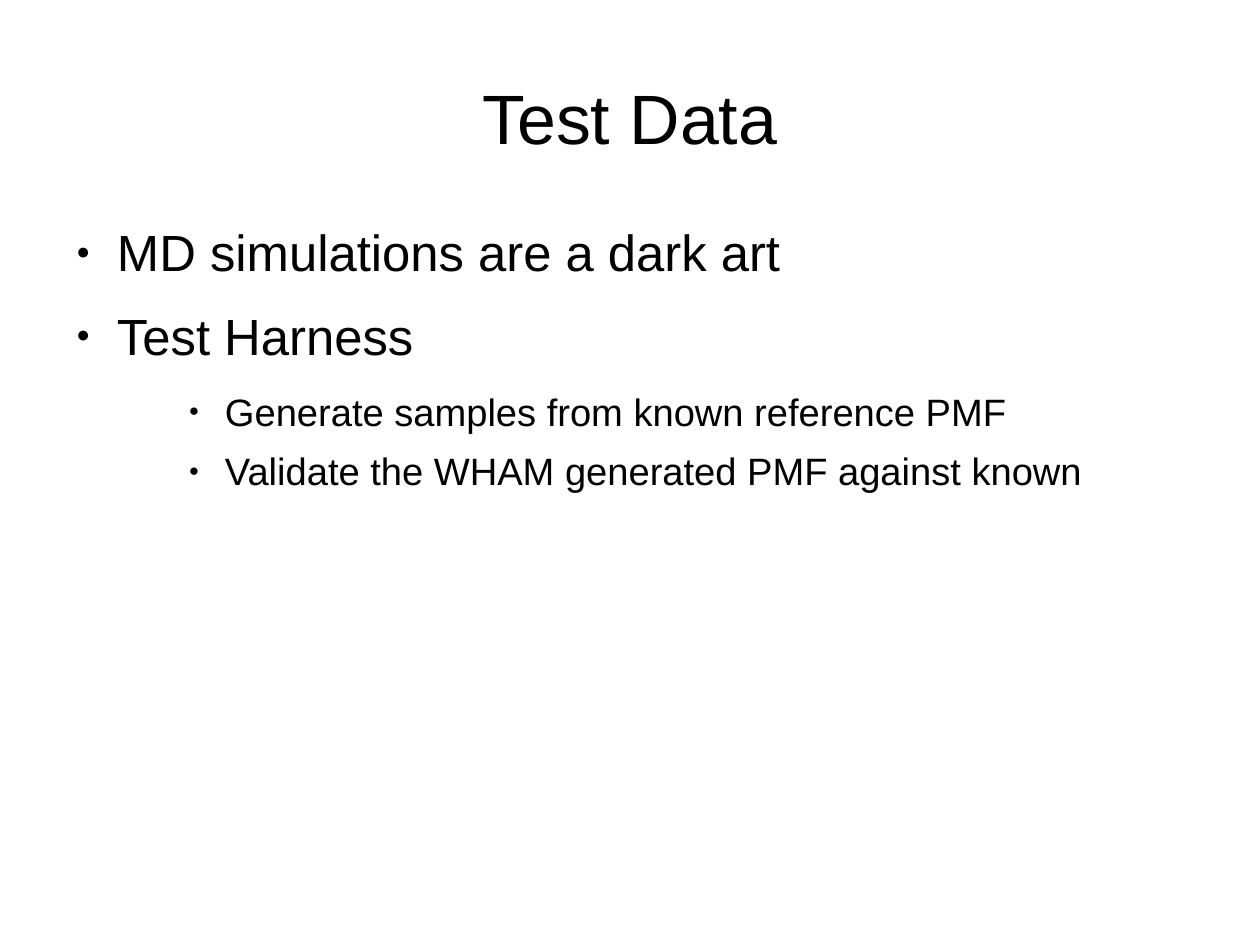
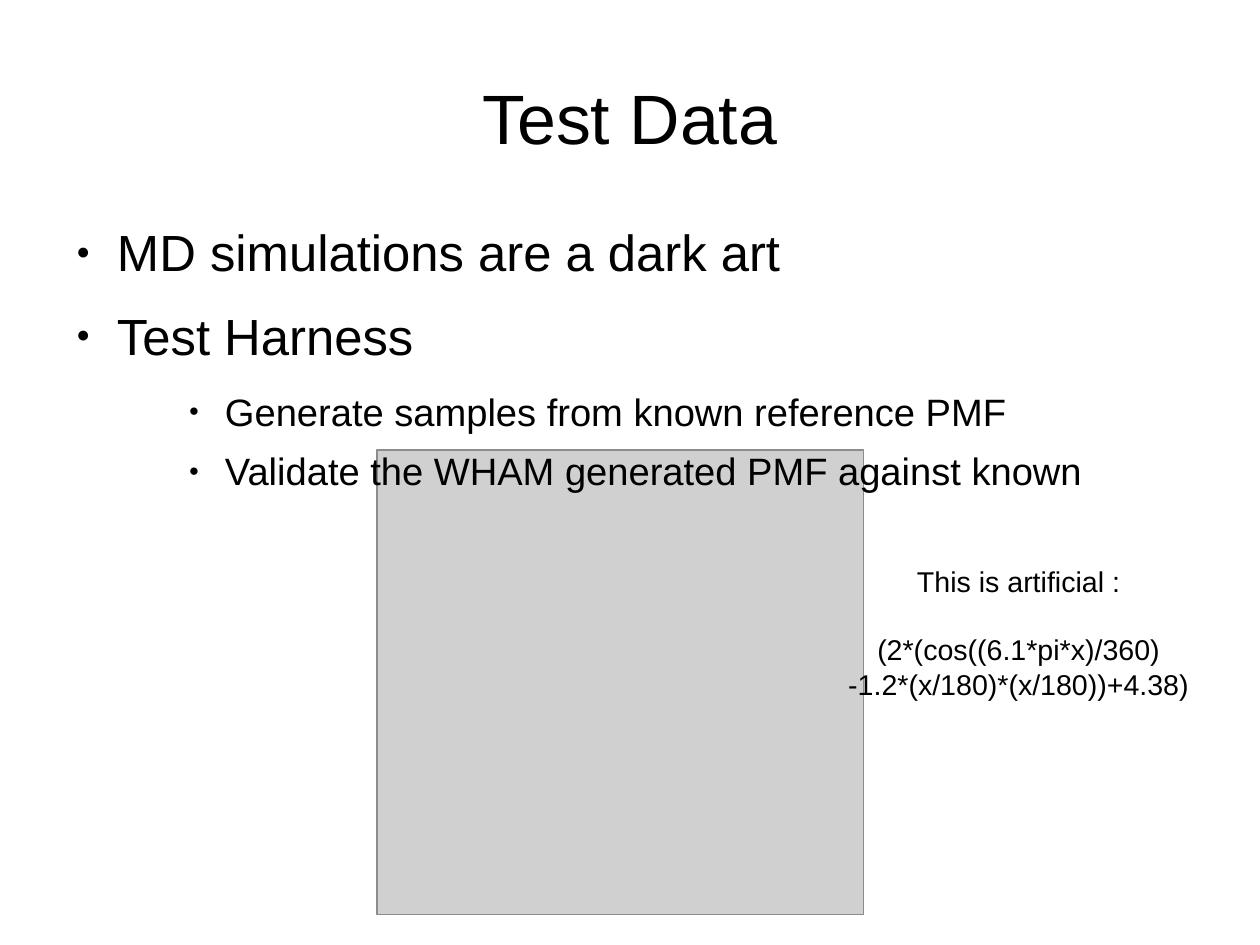
Before and after one commit to jablub/pub, a slide deck: slide 15 of Parallel WHAM/WHAM.odp. Drawn at 1260x945 pixels with LibreOffice and Linux fonts; fonts in the diff are those of the drawing; grey boxes stand for pictures. Boxes give left, top, right and bottom in pixels: in the first picture for what was removed or moved away, otherwise in the second. Text is boxed around its words. In the diff, an @@ line names an element or a change of style, - is before the commit and + after.

```diff
--- a/Parallel WHAM/WHAM.odp
+++ b/Parallel WHAM/WHAM.odp
@@ picture added at <box>377,450,864,916</box> @@
@@ text added at <box>848,571,1188,700</box>, 18 pt, text #000000 @@
+This is artificial :
+(2*(cos((6.1*pi*x)/360)
+-1.2*(x/180)*(x/180))+4.38)
```
Also in this commit, not shown: 9 other slides changed, 3 slides added, 1 slide removed, 10 other files.
